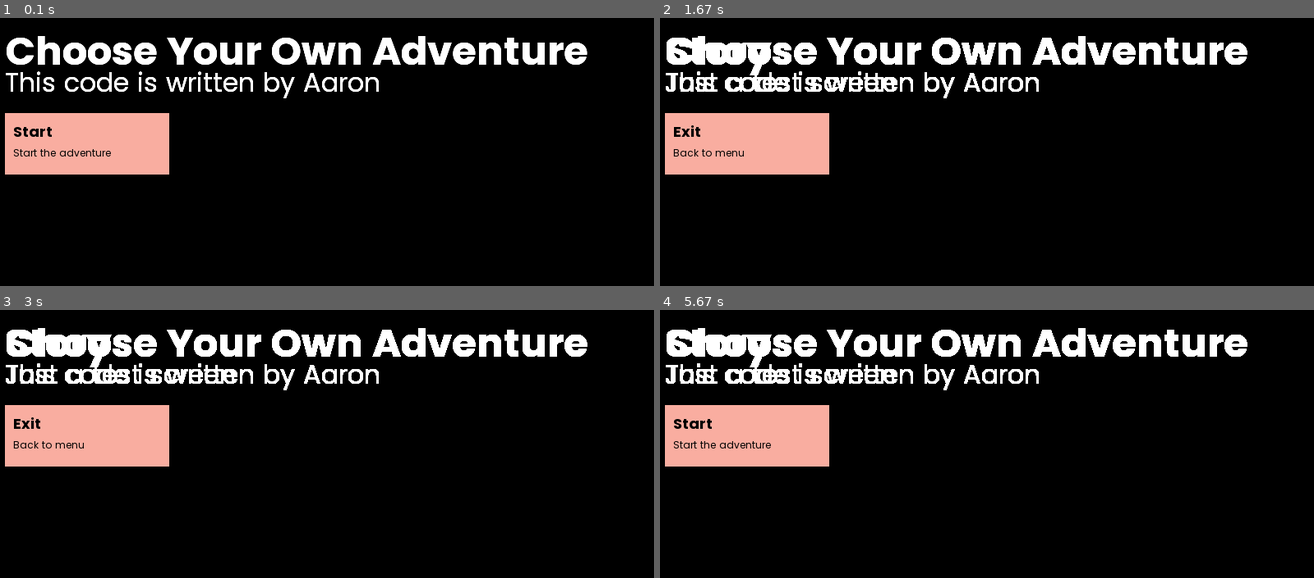
Above: before the commit, frames 1-4 (two rows, left to right).
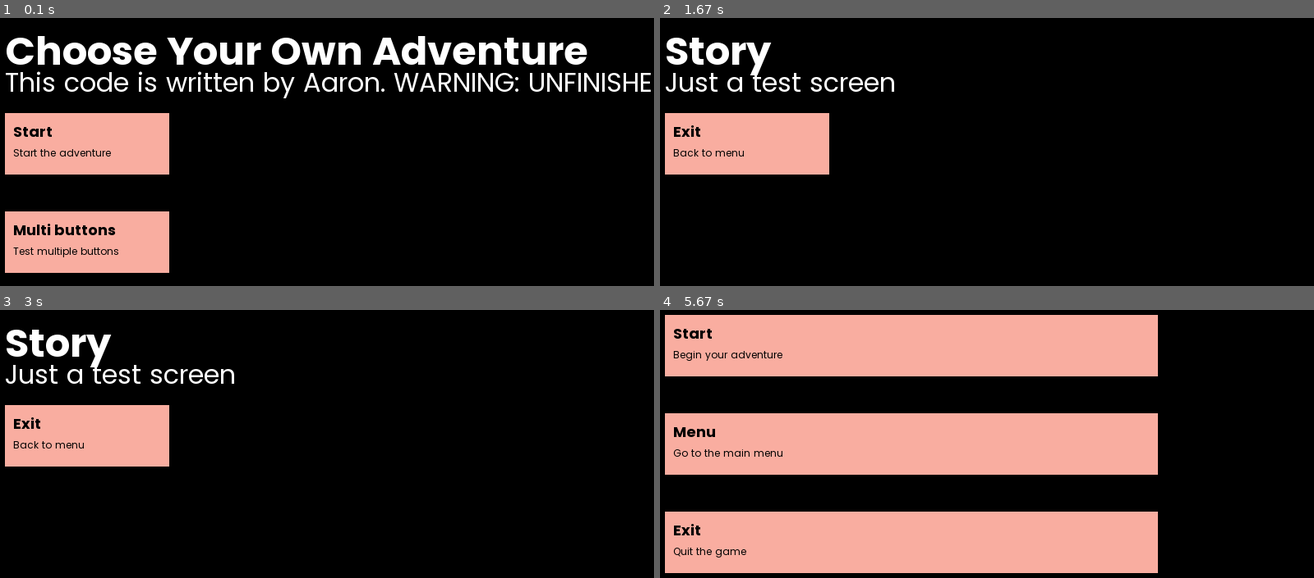
Above: after the commit, the same moments.

Repository: prawny-boy/Choose_Your_Own_Adventure
Game: pygame game, started from Pygame/pygame_CYOA.py
Two runs of this game, one before a commit and one after it. Both use one fixed random seed, a clock stepped at 60 frames per second and the inputs below.
Inputs (mouse positions are in pixels of both pictures, inside the frame that each line leads up to):
- Up to frame 1 (0.1 s): no input
- Up to frame 2 (1.67 s): press the mouse at (745, 240) at 0.37 s; move the mouse to (outside the picture) at 0.47 s; release the mouse at (outside the picture) at 0.6 s; press the mouse at (908, 251) at 0.7 s; move the mouse to (967, 197) at 0.8 s; release the mouse at (1032, 146) at 0.93 s; click "Start" at 1.05 s; press the mouse at (745, 143) at 1.37 s; move the mouse to (836, 240) at 1.47 s; release the mouse at (outside the picture) at 1.6 s
- Up to frame 3 (3 s): press the mouse at (85, 435) at 2.2 s; move the mouse to (outside the picture) at 2.3 s; release the mouse at (outside the picture) at 2.43 s; press the mouse at (85, 532) at 2.53 s; move the mouse to (98, 489) at 2.63 s; release the mouse at (111, 444) at 2.77 s; press the mouse at (85, 435) at 2.87 s; move the mouse to (235, 502) at 2.97 s
- Up to frame 4 (5.67 s): release the mouse at (1052, 572) at 3.1 s; press the mouse at (745, 435) at 3.2 s; move the mouse to (869, 446) at 3.3 s; release the mouse at (993, 460) at 3.43 s; press the mouse at (745, 435) at 3.53 s; move the mouse to (758, 476) at 3.63 s; release the mouse at (771, 519) at 3.77 s; press the mouse at (745, 435) at 3.87 s; move the mouse to (862, 468) at 3.97 s; release the mouse at (973, 500) at 4.1 s; press the mouse at (745, 435) at 4.7 s; move the mouse to (outside the picture) at 4.8 s; release the mouse at (outside the picture) at 4.93 s; press the mouse at (745, 532) at 5.53 s; move the mouse to (862, 494) at 5.63 s

The runs differ from the first frame. In frame 1, 7.7% of the frame differs, in the area x 0-100%, y 6-96%; in frame 2, 5.6%; in frame 3, 5.6%; in frame 4, 50%, in the area x 0-90%, y 1-99%.

Commit message:
Made a new function called create_multiple_buttons, which creates multiple buttons that look the same but have different text. Updated the create_button function to also have a text padding so the amount of padding can be changed. Made a function that quits pygame to make it easier to quit and reset, if it used multiple times.

Diff:
--- a/Pygame/pygame_CYOA.py
+++ b/Pygame/pygame_CYOA.py
@@ -51,6 +51,17 @@
 # CLASSES ------------------------------------------------------------------------------------------------------
 
 # FUNCTIONS ------------------------------------------------------------------------------------------------------
+
+def pygame_quit():
+    """
+    Quit Pygame.
+
+    Returns
+    -------
+    None
+    """
+    pygame.quit()
+    sys.exit()
 
 # Helper function to display text on the screen
 def draw_text(text, x, y, colour=colour_black, font=font_poppins):
@@ -83,7 +94,8 @@
     screen.blit(text_surface, text_rect)
 
 # Helper function to create buttons for choices
-def create_button(x, y, w, h,
+def create_button(x=10, y=120, w=200, h=75,
+                  text_padding=10,
                   heading_text="Button", heading_text_colour=colour_black, heading_text_font=font_poppins_bold_small,
                   body_text="Body text", body_text_offset=30, body_text_colour=colour_black, body_text_font=font_poppins_small,
                   button_colour=colour1_melon, hover_colour=colour1_bright_pink_crayola):
@@ -135,9 +147,74 @@
     else:
         pygame.draw.rect(screen, button_colour, (x, y, w, h))
 
-    draw_text(text=heading_text, x=x+10, y=y+10, colour=heading_text_colour, font=heading_text_font)
-    draw_text(text=body_text, x=x+10, y=y+10+body_text_offset, colour=body_text_colour, font=body_text_font)
+    draw_text(text=heading_text, x=x+text_padding, y=y+text_padding, colour=heading_text_colour, font=heading_text_font)
+    draw_text(text=body_text, x=x+text_padding, y=y+text_padding+body_text_offset, colour=body_text_colour, font=body_text_font)
     return False
+
+# Create multiple buttons
+def create_multiple_buttons(button_text_list=[("Button 1 Heading", "Button 1 Subheading"), ("Button 2 Heading", "Button 2 Subheading")], x=0, y=0, w=200, h=50,
+                            text_padding=10,
+                            x_offset=0, y_offset=0,
+                            heading_text_colour=colour_black, heading_text_font=font_poppins_bold_small,
+                            body_text_colour=colour_black, body_text_font=font_poppins_small,
+                            button_colour=colour1_melon, hover_colour=colour1_bright_pink_crayola):
+
+    """
+    Create multiple buttons with headings and subheadings.
+
+    Parameters
+    ----------
+    button_text_list : list of tuple of str, optional
+        A list of tuples containing the heading and subheading for each button. Default is [("Button 1 Heading", "Button 1 Subheading"), ("Button 2 Heading", "Button 2 Subheading")].
+    x : int, optional
+        The x-coordinate of the first button. Default is 0.
+    y : int, optional
+        The y-coordinate of the first button. Default is 0.
+    w : int, optional
+        The width of each button. Default is 200.
+    h : int, optional
+        The height of each button. Default is 50.
+    text_padding : int, optional
+        The padding from the edge of the button to the text. Default is 10.
+    x_offset : int, optional
+        The offset from the previous button's x-coordinate to the next button's x-coordinate. Default is 0.
+    y_offset : int, optional
+        The offset from the previous button's y-coordinate to the next button's y-coordinate. Default is 0.
+    heading_text_colour : tuple, optional
+        The colour of the heading text. Default is black.
+    heading_text_font : pygame.font.Font, optional
+        The font of the heading text. Default is font_poppins_bold_small.
+    body_text_colour : tuple, optional
+        The colour of the body text. Default is black.
+    body_text_font : pygame.font.Font, optional
+        The font of the body text. Default is font_poppins_small.
+    button_colour : tuple, optional
+        The colour of the button. Default is melon.
+    hover_colour : tuple, optional
+        The colour of the button when hovered over. Default is bright pink crayola.
+
+    Returns
+    -------
+    int
+        The index (starting from 1) of the button that was clicked, or -1 if no button was clicked.
+    """
+
+    global button_cooldown_end
+    for index, (heading_text, body_text) in enumerate(button_text_list):
+        # Calculate position for each button based on index and offsets
+        button_x = x + index * x_offset # Start from x and add index * x_offset
+        button_y = y + index * y_offset # Start from y and add index * y_offset
+
+        # Call create_button function for each button
+        clicked = create_button(button_x, button_y, w, h,
+                                text_padding=text_padding,
+                                heading_text=heading_text, heading_text_colour=heading_text_colour, heading_text_font=heading_text_font,
+                                body_text=body_text, body_text_offset=30, body_text_colour=body_text_colour, body_text_font=body_text_font,
+                                button_colour=button_colour, hover_colour=hover_colour)
+
+        if clicked:
+            return index + 1 # Return the index (starting from 1) of the clicked button
+    return False  # Return False if no button was clicked
 
 # Display heading function
 def display_heading(title="Title", title_colour=colour_white, title_pos=(10, 10), title_font=font_poppins_bold, subtext="Subtext", subtext_colour=colour_white, subtext_pos=(10, 60), subtext_font=font_poppins):
@@ -180,23 +257,46 @@
 
     for event in pygame.event.get():
         if event.type == pygame.QUIT:
-            pygame.quit()
-            sys.exit()
+            pygame_quit()
 
     # GAME --------------------------------------------------------------------------------------------------------
 
     if game_state == "main_menu": # Main menu
-        display_heading(title="Choose Your Own Adventure", subtext="This code is written by Aaron")
-        main_menu = create_button(x=10, y=120, w=200, h=75, heading_text="Start", body_text="Start the adventure")
-        if main_menu:
+        screen.fill(colour_black) # clear the display
+
+        display_heading(title="Choose Your Own Adventure", subtext="This code is written by Aaron. WARNING: UNFINISHED")
+        start_story = create_button(x=10, y=120, w=200, h=75, heading_text="Start", body_text="Start the adventure")
+        if start_story:
             game_state = "story"
 
+        go_to_multi_buttons = create_button(x=10, y=240, w=200, h=75, heading_text="Multi buttons", body_text="Test multiple buttons")
+        if go_to_multi_buttons:
+            game_state = "multi buttons"
+
     elif game_state == "story": # Sample page, stored as a story
+        screen.fill(colour_black) # clear the display
+
         display_heading(title="Story", subtext="Just a test screen")
         exit_story = create_button(x=10, y=120, w=200, h=75, heading_text="Exit", body_text="Back to menu")
         if exit_story:
             game_state = "main_menu"
 
+    elif game_state == "multi buttons":
+        screen.fill(colour_black) # clear the display
+
+        # Example button list
+        button_texts = [("Start", "Begin your adventure"), ("Menu", "Go to the main menu"), ("Exit", "Quit the game")]
+
+        # Inside the game loop
+        clicked_button = create_multiple_buttons(button_text_list=button_texts, x=10, y=10, w=600, h=75, x_offset=0, y_offset=120)
+
+        if clicked_button == 1:
+            game_state = "story"
+        elif clicked_button == 2:
+            game_state = "main_menu"
+        elif clicked_button == 3:
+            game_state = "main_menu"
+
     # DRAW AND UPDATE --------------------------------------------------------------------------------------------------------
 
     pygame.display.update() # Update the display
